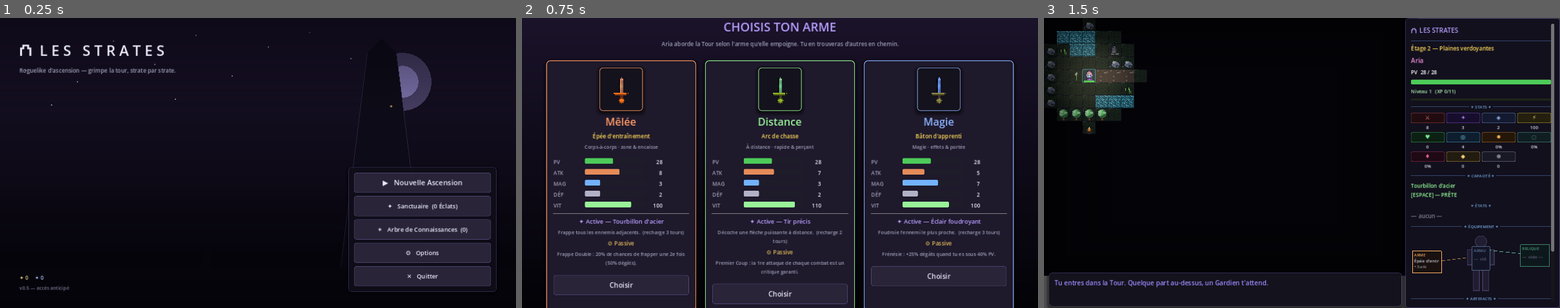
Above: before the commit, frames 1-3 (left to right).
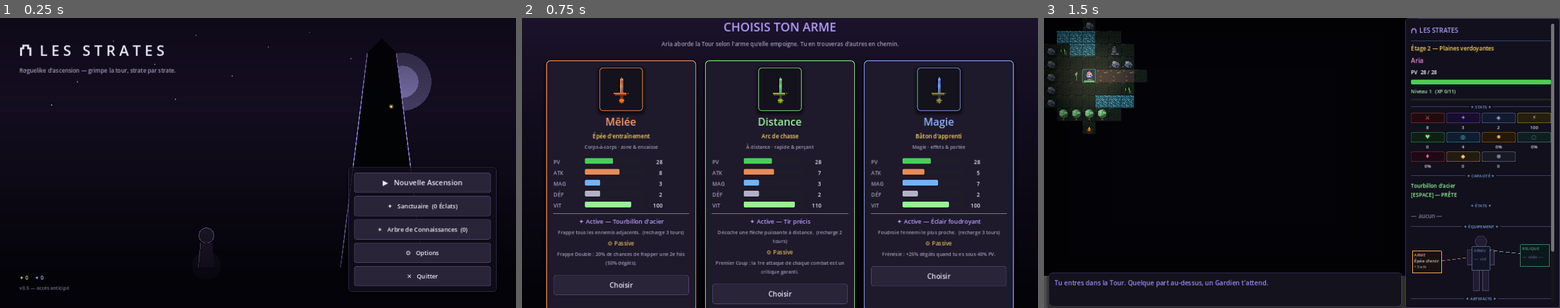
Above: after the commit, the same moments.

Repository: silversoulicious-lgtm/rpg-rogue-like-
Game: Godot game, scene res://scenes/Main.tscn
The game is run twice, just before and just after one commit, with the same random seed, the same clock (stepped at 60 frames per second) and the same inputs.
Inputs:
- Up to frame 1 (0.25 s): no input
- Up to frame 2 (0.75 s): click "▶ Nouvelle Ascension" at 0.5 s
- Up to frame 3 (1.5 s): click "Choisir" at 1.25 s

The runs differ from the first frame. In frame 1, 0.2% of the frame differs, in the area x 38-80%, y 12-86%; in frame 2, nothing differs; in frame 3, nothing differs.

Commit message:
Vérifie le rendu réel via Godot headless : corrige 3 bugs de contraste/flakiness
Godot 4.3 est en fait exécutable dans cet environnement (téléchargeable,
+ Mesa llvmpipe/Xvfb pour du vrai rendu écran) — RESUME_SESSION.md documente
comment. Ça a permis de vérifier pour de vrai l'écran-titre et de faire
tourner _SmokeTest.tscn plusieurs fois de suite.

- TitleBg.gd : la tour et Aria étaient quasiment invisibles (contraste de
  remplissage insuffisant contre un ciel déjà très sombre en bas de
  dégradé). Corrigé en assombrissant encore plus tour/sol et en ajoutant un
  liseré clair façon contre-jour lunaire qui dessine la silhouette par son
  contour ; halos de fenêtres et halo au sol sous Aria agrandis.
- _smoketest.gd : 2 bugs de flakiness (pas des bugs de jeu) trouvés en
  relançant le test plusieurs fois avec des seeds différentes — le hasard
  du Pacte de Pouvoir change les résultats d'un run à l'autre :
  - Serment de Fragilité / repos "entraînement" comparaient atk/max_hp
    (dérivés, faussés par l'arrondi d'un pouvoir en % comme Cœur de Verre)
    au lieu de base_atk/base_max_hp (le champ réellement muté).
  - Le test des 20 monstres pouvait voir un pouvoir Drone hérité achever
    automatiquement un monstre fragile avant la fin du test — isolé via
    player.powers.clear().

Co-Authored-By: Claude Sonnet 5 <noreply@anthropic.com>
Claude-Session: https://claude.ai/code/session_01HdvSFL4JbWctcuMQaWntBf

Diff:
--- a/_smoketest.gd
+++ b/_smoketest.gd
@@ -39,15 +39,18 @@
 	assert(main.current_node_type == "boss", "un Gardien est garanti après ACT_LENGTH étages réels")
 	var act_before: int = main.map_act
 	main._node_cleared()
-	assert(main.map_act == act_before + 1 and main.act_floor == 0, "Gardien vaincu : acte suivant, compteur remis à zéro")
+	# _node_cleared() remet act_floor à 0 PUIS enchaîne aussitôt sur le Combat
+	# de répit garanti (_advance("combat")), qui le fait remonter à 1 : c'est
+	# cette valeur (1), pas 0, qu'on observe une fois l'appel terminé.
+	assert(main.map_act == act_before + 1 and main.act_floor == 1, "Gardien vaincu : acte suivant, 1er étage (Combat) déjà compté")
 	assert(main.current_node_type == "combat", "après le Gardien, on repart sur un Combat de répit")
 	assert(not main._act_rest_done, "le drapeau de pause pré-Gardien est remis à zéro pour le nouvel acte")
 	# La pause Repos/Boutique juste avant le Gardien est garantie une seule fois.
 	main.act_floor = main.ACT_LENGTH - 1
 	main._act_rest_done = false
-	var t := main._roll_node_type()
+	var t = main._roll_node_type()
 	assert((t == "rest" or t == "shop") and main._act_rest_done, "pause Repos/Boutique garantie juste avant le Gardien")
-	var t2 := main._roll_node_type()
+	var t2 = main._roll_node_type()
 	assert(t2 != "boss", "la pause garantie ne se redéclenche pas en boucle avant le Gardien")
 	print("OK progression: 1er étage=combat, Gardien garanti à ACT_LENGTH, reset après victoire, pause pré-Gardien garantie")
 
@@ -66,9 +69,12 @@
 	main.resolve_event(0)
 	assert(main.state == main.State.PLAYING or main.state == main.State.CHOICE or main.state == main.State.GAMEOVER, "événement résolu : avance automatiquement")
 	main.open_rest()
-	var atk_r = main.player.atk
+	# Comparaison sur base_atk (pas atk) : un Pacte de Pouvoir "Cœur de Verre"
+	# actif (+50% ATK) rendrait la relation base_atk -> atk non linéaire à
+	# cause de l'arrondi, faussant une comparaison sur le seul delta de atk.
+	var base_atk_r = main.player.base_atk
 	main.rest_choice("train")
-	assert(main.player.atk == atk_r + 3, "repos: entraînement +3 ATK")
+	assert(main.player.base_atk == base_atk_r + 3, "repos: entraînement +3 ATK (base)")
 	assert(main.state == main.State.PLAYING or main.state == main.State.CHOICE, "repos résolu : avance automatiquement")
 	print("OK salles spéciales: boutique / événement / repos (avancée automatique, sans carte)")
 
@@ -111,7 +117,7 @@
 	main._trigger_weapon_prefixes(target)
 	assert(target.hp < hp0, "Ardent inflige des dégâts de feu bonus au coup suivant")
 	# Cuirasse : réduction plate de dégâts entrants, pliée dans _player_def().
-	var def0 := main._player_def()
+	var def0 = main._player_def()
 	main.player.procs.append({ "id": "cuirasse", "value": 4.0 })
 	assert(main._player_def() == def0 + 4, "Cuirasse augmente la défense effective de sa valeur")
 	# Renvoi : affaiblit l'attaquant au contact (forcé à 100% pour le test).
@@ -154,6 +160,10 @@
 
 	# --- Inventaire + talents (en combat) ---
 	main.start_run("melee")
+	# Isole ce test d'un Pacte de Pouvoir "Cœur de Verre" (+50% ATK, potentiellement
+	# accordé au hasard au démarrage) : son arrondi rendrait le delta de +5 à plat
+	# non exact et casserait les comparaisons ci-dessous.
+	main.player.powers.clear()
 	main.unequip_item("arme")   # retire l'arme de loadout pour une base propre
 	main.inventory.clear()
 	var atk0 = main.player.atk
@@ -467,13 +477,15 @@
 	assert(main.has_oath("fragilite"), "serment mineur activable une fois débloqué")
 	main.toggle_oath("elite")
 	assert(not main.has_oath("elite"), "serment majeur refusé sans le palier majeur")
-	# Fragilité réduit les PV de départ.
-	main.active_oaths = []
-	main.start_run("melee")
-	var hp_full = main.player.max_hp
+	# Fragilité réduit les PV de départ. Comparaison sur base_max_hp (pas
+	# max_hp) : max_hp inclut d'éventuels talents de départ aléatoires
+	# (Instinct) qui pourraient fausser la comparaison entre les deux runs.
+	main.active_oaths = []
+	main.start_run("melee")
+	var base_hp_full = main.player.base_max_hp
 	main.active_oaths = ["fragilite"]
 	main.start_run("melee")
-	assert(main.player.max_hp < hp_full, "Serment de Fragilité : PV max réduits")
+	assert(main.player.base_max_hp < base_hp_full, "Serment de Fragilité : PV max réduits")
 	# Récompense des serments : multiplicateur d'Éclats + bonus de Connaissances.
 	main.active_oaths = ["fragilite", "horde"]
 	assert(main.oath_shard_mult() > 1.3, "multiplicateur d'Éclats cumulé des serments")
@@ -575,6 +587,11 @@
 
 	# --- Nouveaux monstres : spawn + exécution de chaque comportement (Pass 1) -----
 	main.start_run("melee")
+	# Isole ce test de comportement d'IA du Pacte de Pouvoir (nœud acheté plus
+	# haut) : un pouvoir de départ comme le Drone attaquerait automatiquement à
+	# chaque tour et pourrait achever un monstre fragile (ex. Chauve-souris,
+	# 9 PV) avant la fin des 14 tours, faussant l'objectif du test.
+	main.player.powers.clear()
 	var new_count := 0
 	for edef in Data.ENEMIES:
 		if not edef.has("ai"):
--- a/scripts/TitleBg.gd
+++ b/scripts/TitleBg.gd
@@ -5,12 +5,18 @@
 extends Control
 
 const SKY_STAR := Color(0.85, 0.85, 1.0, 0.55)
-const TOWER_INK := Color(0.05, 0.045, 0.09)
-const TOWER_EDGE := Color(0.16, 0.13, 0.24)
+# La tour et le sol sont quasi noirs (plus sombres que n'importe quel point du
+# dégradé de ciel derrière), pour toujours lire comme silhouette ; c'est le
+# liseré (TOWER_EDGE) qui donne sa forme, façon contre-jour de crépuscule.
+const TOWER_INK := Color(0.010, 0.012, 0.022)
+const TOWER_EDGE := Color(0.58, 0.50, 0.85, 0.9)
 const WINDOW_GLOW := Color(1.0, 0.82, 0.45)
 const MOON := Color(0.62, 0.58, 0.85, 0.35)
-const ARIA_INK := Color(0.03, 0.03, 0.06)
-const GROUND := Color(0.03, 0.035, 0.05)
+const GROUND := Color(0.008, 0.010, 0.018)
+# Aria est nettement plus claire que le sol/la tour pour se détacher en
+# silhouette, avec un fin liseré clair (lune) sur un bord.
+const ARIA_INK := Color(0.13, 0.11, 0.18)
+const ARIA_RIM := Color(0.55, 0.50, 0.80, 0.85)
 
 # Positions d'étoiles fixes (proportions 0..1 de la taille du Control) : pas
 # besoin d'aléatoire ici, un motif décoratif stable suffit.
@@ -61,14 +67,14 @@
 			Vector2(cx + hw1, y1), Vector2(cx - hw1, y1),
 		])
 		draw_colored_polygon(pts, TOWER_INK)
-		draw_polyline(PackedVector2Array([pts[0], pts[3]]), TOWER_EDGE, 1.5)
-		draw_polyline(PackedVector2Array([pts[1], pts[2]]), TOWER_EDGE, 1.5)
+		draw_polyline(PackedVector2Array([pts[0], pts[3]]), TOWER_EDGE, 2.5)
+		draw_polyline(PackedVector2Array([pts[1], pts[2]]), TOWER_EDGE, 2.5)
 		# Fenêtre éclairée, une sur deux, en alternance de côté.
 		if i % 2 == 0:
 			var wx: float = cx + (hw0 * 0.4 if i % 4 == 0 else -hw0 * 0.4)
 			var wy: float = (y0 + y1) * 0.5
-			draw_circle(Vector2(wx, wy), 3.5, Color(WINDOW_GLOW.r, WINDOW_GLOW.g, WINDOW_GLOW.b, 0.25))
-			draw_circle(Vector2(wx, wy), 1.6, WINDOW_GLOW)
+			draw_circle(Vector2(wx, wy), 6.0, Color(WINDOW_GLOW.r, WINDOW_GLOW.g, WINDOW_GLOW.b, 0.30))
+			draw_circle(Vector2(wx, wy), 2.6, WINDOW_GLOW)
 	# Flèche au sommet.
 	draw_colored_polygon(PackedVector2Array([
 		Vector2(cx - base_w * 0.18, top_y), Vector2(cx + base_w * 0.18, top_y), Vector2(cx, top_y - h * 0.05),
@@ -78,12 +84,19 @@
 	draw_rect(Rect2(0, base_y, w, h - base_y), GROUND)
 	draw_line(Vector2(0, base_y), Vector2(w, base_y), TOWER_EDGE, 1.0)
 
-	# Silhouette d'Aria : petite figure au pied de la tour, tournée vers elle.
+	# Silhouette d'Aria : figure au pied de la tour, tournée vers elle. Un peu
+	# de lumière au sol sous ses pieds (clair de lune) pour attirer l'œil et
+	# la détacher nettement du sol, plus clair qu'elle mais aussi très sombre.
 	var ax: float = w * 0.40
 	var ay: float = base_y
-	draw_circle(Vector2(ax, ay - h * 0.075), h * 0.018, ARIA_INK)                 # tête
+	draw_circle(Vector2(ax, ay - h * 0.006), h * 0.05, Color(ARIA_RIM.r, ARIA_RIM.g, ARIA_RIM.b, 0.10))
+	draw_circle(Vector2(ax, ay - h * 0.11), h * 0.026, ARIA_INK)                  # tête
+	draw_circle(Vector2(ax, ay - h * 0.11), h * 0.026, ARIA_RIM, false, 1.5)      # liseré (lune)
 	var body := PackedVector2Array([
-		Vector2(ax - h * 0.012, ay - h * 0.058), Vector2(ax + h * 0.012, ay - h * 0.058),
-		Vector2(ax + h * 0.017, ay), Vector2(ax - h * 0.017, ay),
+		Vector2(ax - h * 0.020, ay - h * 0.085), Vector2(ax + h * 0.020, ay - h * 0.085),
+		Vector2(ax + h * 0.028, ay), Vector2(ax - h * 0.028, ay),
 	])
 	draw_colored_polygon(body, ARIA_INK)
+	draw_polyline(PackedVector2Array([
+		Vector2(ax - h * 0.020, ay - h * 0.085), Vector2(ax - h * 0.028, ay),
+	]), ARIA_RIM, 1.5)
Not shown, changed: RESUME_SESSION.md
